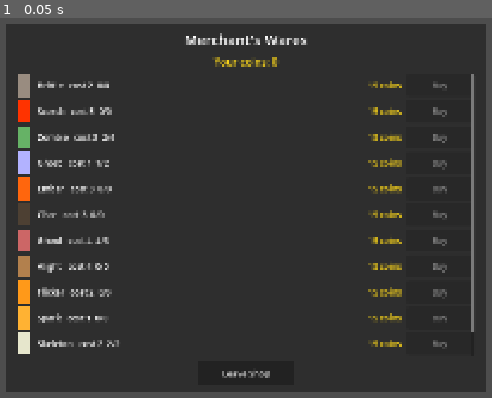
Above: before the commit, frame 1.
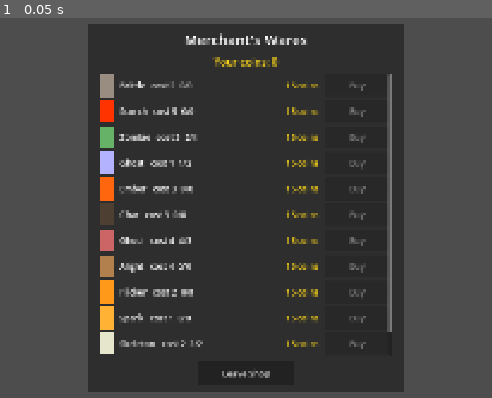
Above: after the commit, the same moment.

Repository: ChrisPauly97/pear-pudding-godot
Game: Godot game, scene res://scenes/ui/ShopScene.tscn
Same seed, same stepped clock (60 frames per second), same inputs: the game is played once before the commit and once after it. This scene is started directly instead of the project's main scene.
Inputs:
- Up to frame 1 (0.05 s): no input

The runs differ from the first frame. In frame 1, 38% of the frame differs, in the area x 1-99%, y 1-99%.

Commit message:
TID-041: fix ShopScene portrait layout — cards now visible on mobile
Pin outer PanelContainer size explicitly so ScrollContainer's
SIZE_EXPAND_FILL has a finite height to expand into. Portrait-aware
panel width uses min(90%vw, 70%vh) to fit narrow screens.
ScrollContainer gets 30%vh minimum height as a fallback.

https://claude.ai/code/session_01TAymhrjKjn5yEGcZadyQ8r

Diff:
--- a/scenes/ui/ShopScene.gd
+++ b/scenes/ui/ShopScene.gd
@@ -25,11 +25,15 @@
 	bg.set_anchors_preset(Control.PRESET_FULL_RECT)
 	add_child(bg)
 
-	# Centred panel
+	# Centred panel — portrait-aware width so it doesn't overflow narrow screens.
+	# Both custom_minimum_size AND size must be set: PanelContainer expands to fit
+	# children unless size is pinned explicitly, which would collapse the inner
+	# ScrollContainer (SIZE_EXPAND_FILL has no finite height to expand into).
 	var outer := PanelContainer.new()
-	var panel_w: float = _vw * 0.6
+	var panel_w: float = minf(_vw * 0.90, _vh * 0.70)
 	var panel_h: float = _vh * 0.82
 	outer.custom_minimum_size = Vector2(panel_w, panel_h)
+	outer.size = Vector2(panel_w, panel_h)
 	outer.position = Vector2((_vw - panel_w) * 0.5, (_vh - panel_h) * 0.5)
 	add_child(outer)
 
@@ -58,9 +62,11 @@
 	_coin_label.modulate = Color(1.0, 0.85, 0.1)
 	root_vbox.add_child(_coin_label)
 
-	# Scrollable card list
+	# Scrollable card list — minimum height prevents collapse if layout resolution
+	# fails to distribute the panel's height to SIZE_EXPAND_FILL children.
 	var scroll := ScrollContainer.new()
 	scroll.size_flags_vertical = Control.SIZE_EXPAND_FILL
+	scroll.custom_minimum_size = Vector2(0.0, _vh * 0.30)
 	root_vbox.add_child(scroll)
 
 	_shop_list = VBoxContainer.new()
Not shown, changed: tasks/goals/GID-016--mobile-parity/TID-041--shop-portrait-layout.md
Not shown, changed: tasks/goals/GID-016--mobile-parity/goal.md
Not shown, changed: tasks/index.md
